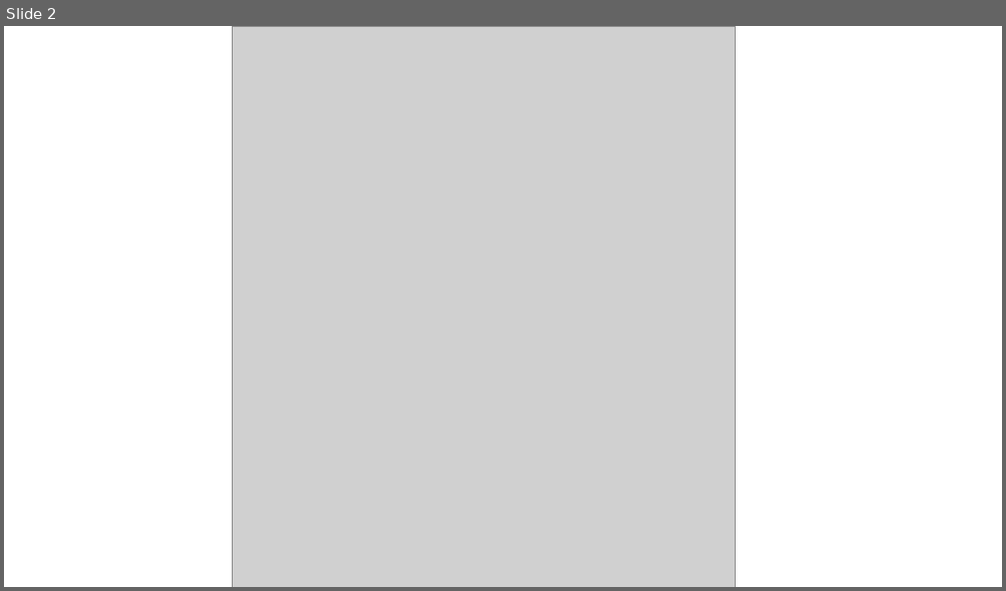
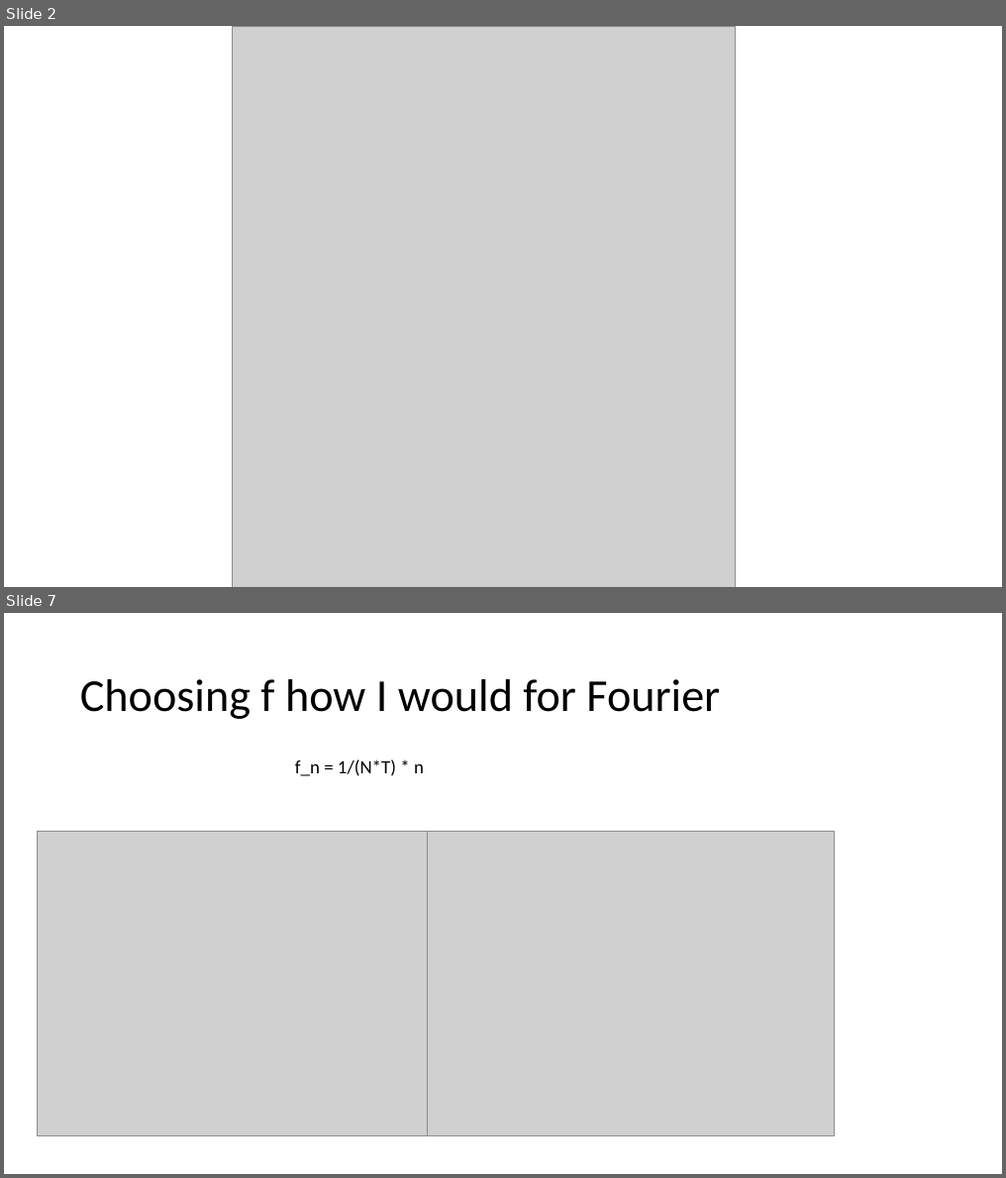
Before and after one commit to acs3235/BMIL, a slide deck: Research Update 4.20.2017.pptx. Shown one above the other, each under a label of ours: slide 2 before the commit, slides 2 and 7 after it; the slides between them are not shown. The pictures are 1006x591 and 1006x1178 pixels, drawn with LibreOffice and Linux fonts; fonts in the diff are those of the drawing; grey boxes stand for pictures. Boxes give left, top, right and bottom in pixels: in the first picture for what was removed or moved away, otherwise in the second. Text is boxed around its words. In the diff, an @@ line names an element or a change of style, - is before the commit and + after.

```diff
--- a/Research Update 4.20.2017.pptx
+++ b/Research Update 4.20.2017.pptx
@@ slide 7 added at (4, 613, 1002, 1174), background #FFFFFF @@
@@ title added at (80, 679, 720, 719), 44 pt, text #000000 @@
+Choosing f how I would for Fourier
@@ text added at (295, 760, 424, 776), 18 pt, text #000000 @@
+f_n = 1/(N*T) * n
@@ picture added at (37, 832, 445, 1137) @@
@@ picture added at (428, 832, 835, 1137) @@
```
Also in this commit, not shown: 10 other slides added, 8 other files.
